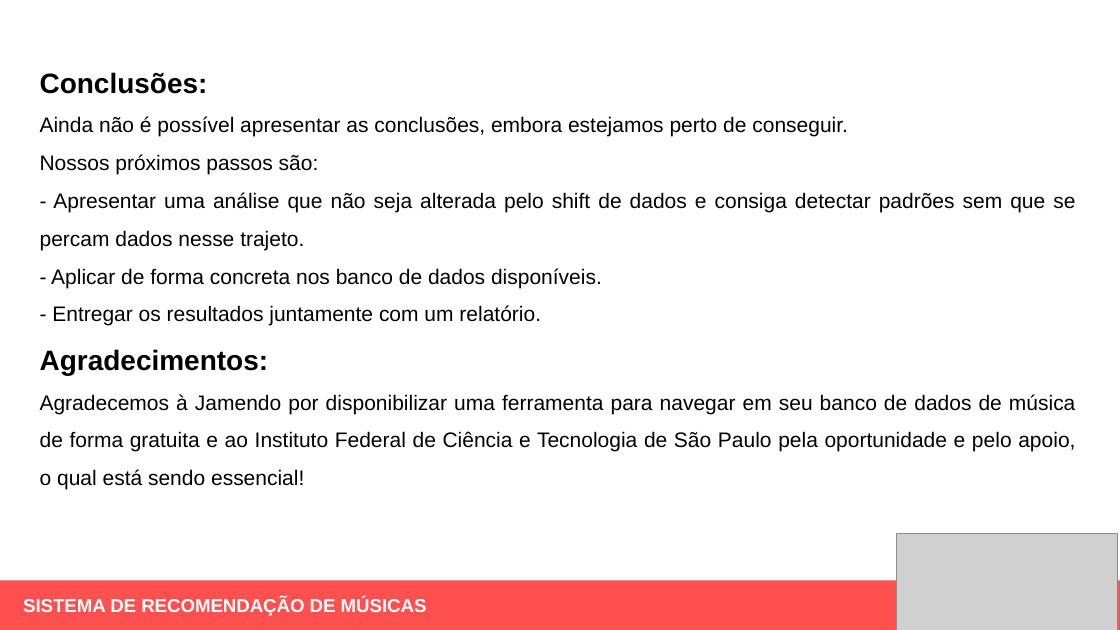
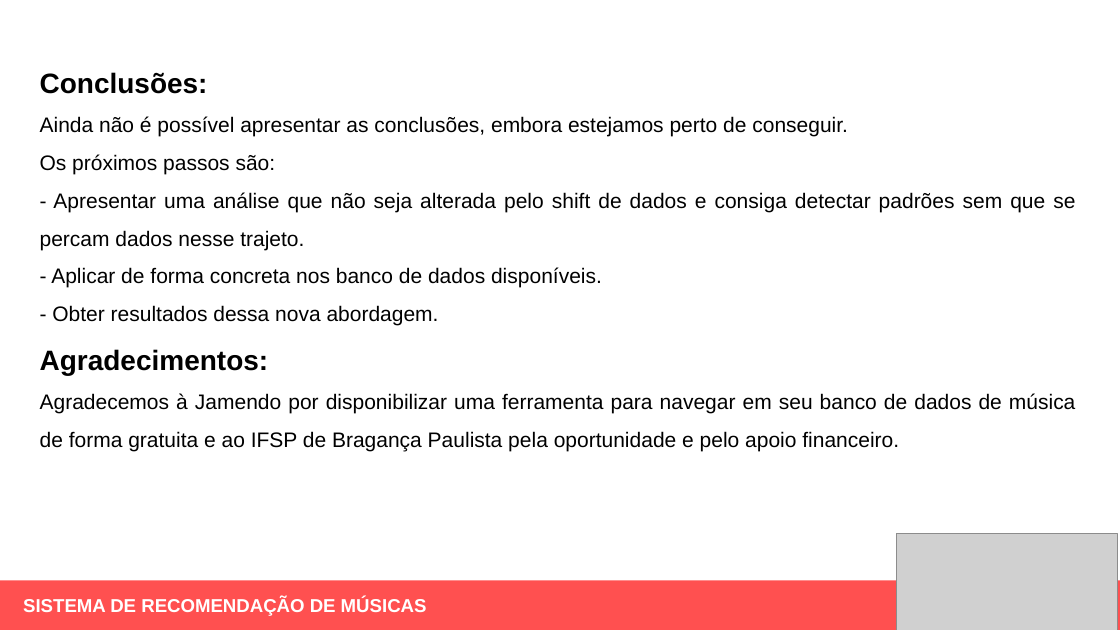
Before and after one commit to ItanuRomero/ICMusicBinary, a slide deck: slide 7 of 4aMostraEPE/MostraDigitalEPE_modelo-Pesquisa.pptx. Drawn at 1120x630 pixels with LibreOffice and Linux fonts; fonts in the diff are those of the drawing; grey boxes stand for pictures. Boxes give left, top, right and bottom in pixels: in the first picture for what was removed or moved away, otherwise in the second. Text is boxed around its words. In the diff, an @@ line names an element or a change of style, - is before the commit and + after.

```diff
--- a/4aMostraEPE/MostraDigitalEPE_modelo-Pesquisa.pptx
+++ b/4aMostraEPE/MostraDigitalEPE_modelo-Pesquisa.pptx
@@ text at <box>40,154,276,175</box>: text changed @@
-Nossos próximos passos são:
+Os próximos passos são:
@@ text at <box>52,305,439,326</box>: text changed @@
-- Entregar os resultados juntamente com um relatório.
+- Obter resultados dessa nova abordagem.
@@ text at <box>40,393,1075,452</box>: text changed @@
-Agradecemos à Jamendo por disponibilizar uma ferramenta para navegar em seu banco de dados de música de forma gratuita e ao Instituto Federal de Ciência e Tecnologia de São Paulo pela oportunidade e pelo apoio, o qual está sendo essencial!
+Agradecemos à Jamendo por disponibilizar uma ferramenta para navegar em seu banco de dados de música de forma gratuita e ao IFSP de Bragança Paulista pela oportunidade e pelo apoio financeiro.
```
Also in this commit, not shown: 6 other slides changed.
